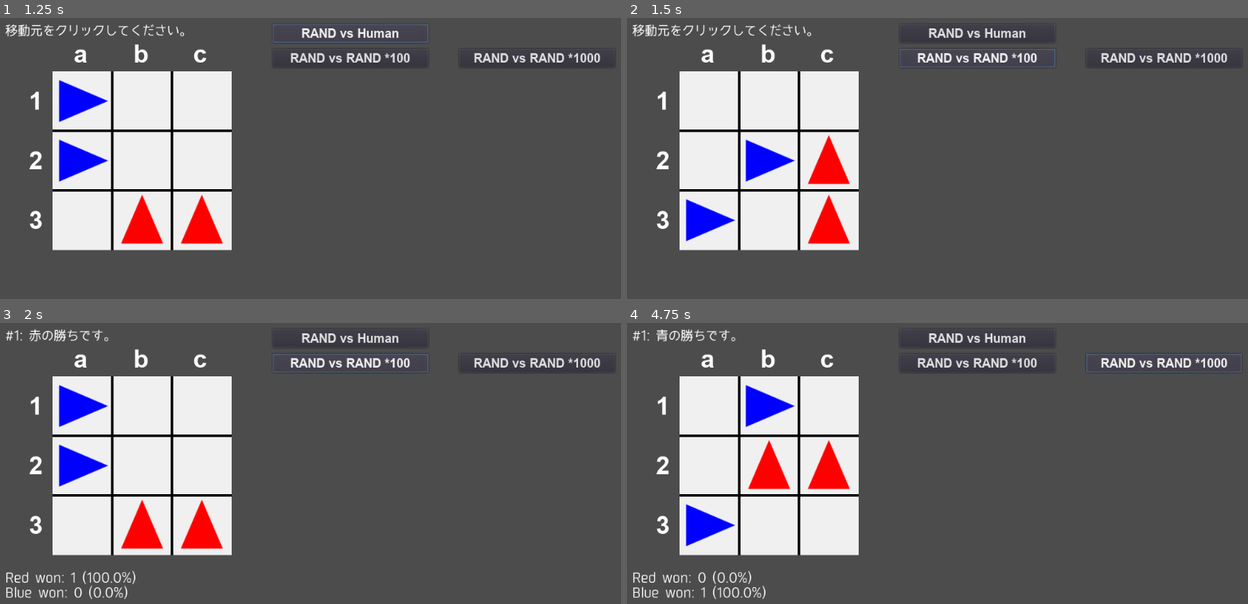
Above: before the commit, frames 1-4 (two rows, left to right).
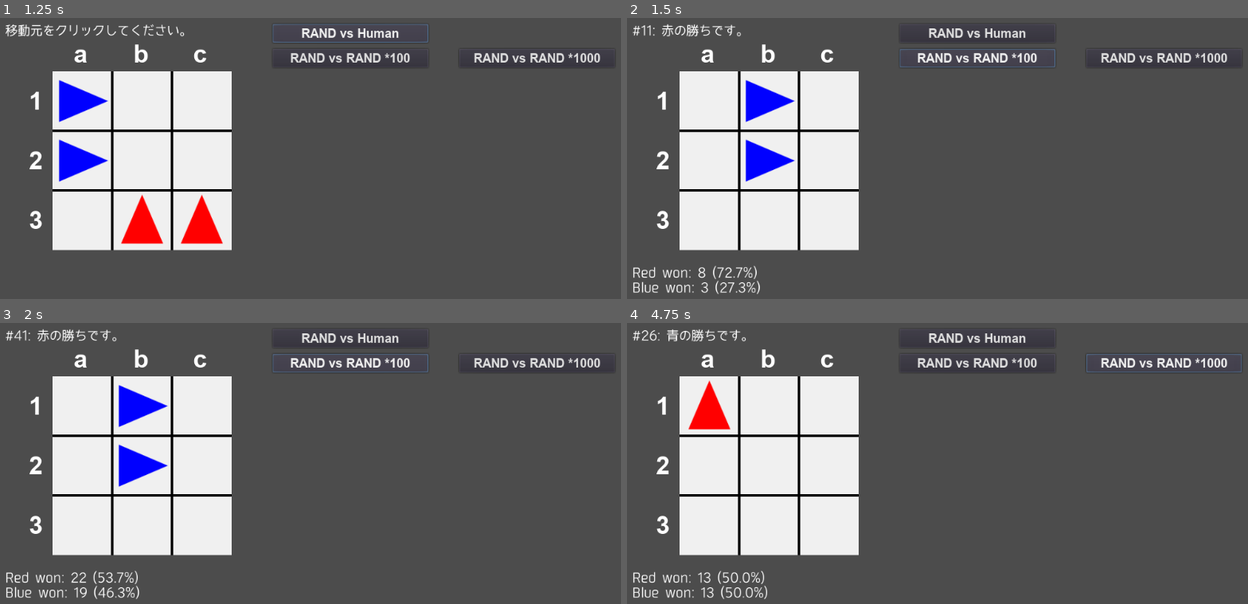
Above: after the commit, the same moments.

Repository: vivisuke/Dodgem
Game: Godot game, scene res://MainScene.tscn
Same seed, same stepped clock (60 frames per second), same inputs: the game is played once before the commit and once after it.
Inputs:
- Up to frame 1 (1.25 s): click "RAND vs Human" at 0.5 s
- Up to frame 2 (1.5 s): click "RAND vs RAND *100" at 1.25 s
- Up to frame 3 (2 s): no input
- Up to frame 4 (4.75 s): click "RAND vs RAND *1000" at 2 s; click "RAND vs Human" at 2.75 s; click "RAND vs RAND *100" at 3.5 s; click "RAND vs RAND *1000" at 4.25 s

Frame 1 is identical in both runs. In frame 2, 3.6% of the frame differs, in the area x 0-36%, y 2-99%; in frame 3, 4.6%, in the area x 2-36%, y 2-99%; in frame 4, 4.0%.

Commit message:
0021 ◎ C 11/06 11/07 0.001│ToDo│移動不可で勝利したかどうかのフラグ追加

Diff:
--- a/Dodgem/MainScene.gd
+++ b/Dodgem/MainScene.gd
@@ -17,6 +17,7 @@
 var last_mode = MODE_INIT
 var nEpisode = 0
 var nEpisodeRest = 0
+var cantMoveWon = false		# 着手不可での勝利
 var red_first = true		# 赤が先手
 var dstcur_showed = false		# 移動先カーソル表示状態
 var nMoved = 0				# 何手着手したか
@@ -44,6 +45,7 @@
 	nRed = N_HORZ - 1
 	nBlue = N_VERT - 1
 	nMoved = 0
+	cantMoveWon = false
 func clear_stats():
 	nRedWon = 0
 	nBlueWon = 0
@@ -181,6 +183,7 @@
 		print("%d %d" % t)
 		var mvs2 = get_blue_moves() if nx == TILE_BLUE else get_red_moves()
 		gameOver(nx)	# 着手不可の場合は、その手番の勝ち
+		cantMoveWon = true		# 着手不可での勝利
 		return true
 	var mv : Array	#
 	if mvs.size() == 1: mv = mvs[0]
@@ -216,7 +219,7 @@
 			else:
 				$MessLabel.text = "移動先をクリックしてください。"
 	elif mode == MODE_RAND_RAND:
-		if true:	# 1手/毎フレーム
+		if false:	# 1手/毎フレーム
 			var go = moveRandom(next)
 			check_pieces_count()
 			if go:
@@ -229,6 +232,8 @@
 			else:
 				next = (TILE_BLUE + TILE_RED) - next
 		else:		# 1局/毎フレーム
+			if cantMoveWon:
+				print("cantMoveWon == true")
 			init_board()
 			check_pieces_count()
 			while true:
Not shown, changed: Dodgem.spr
